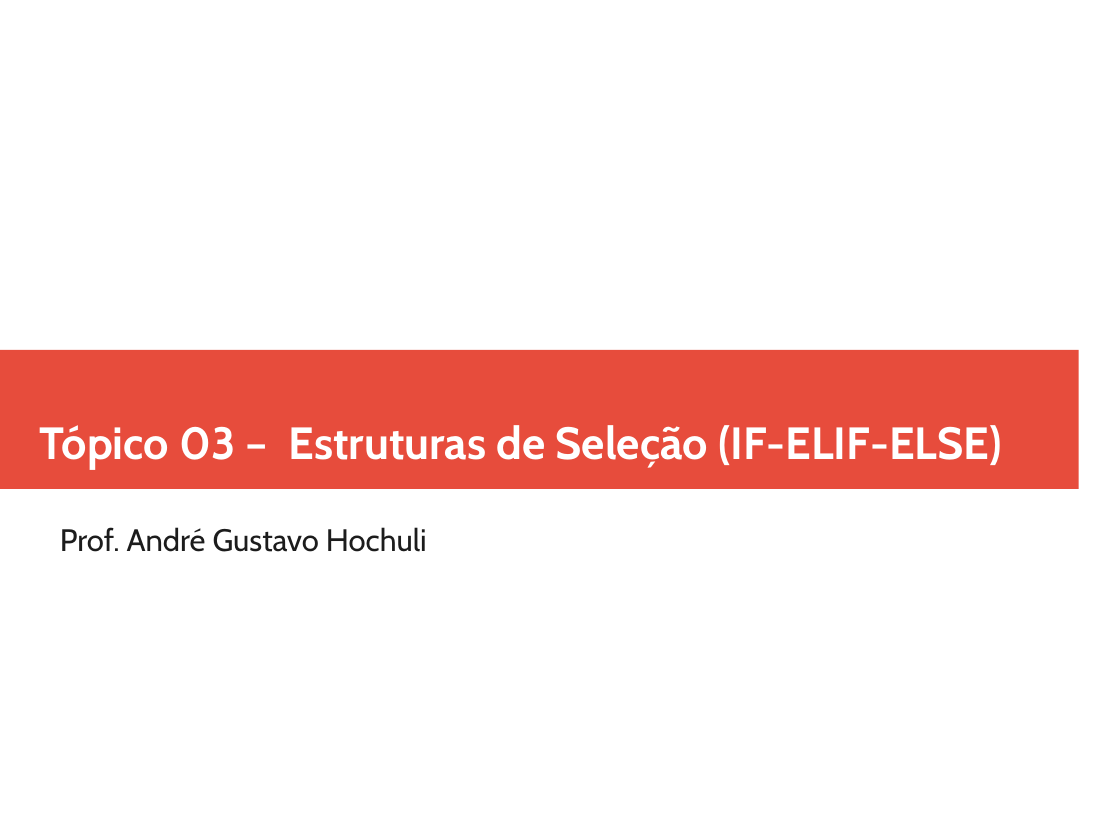
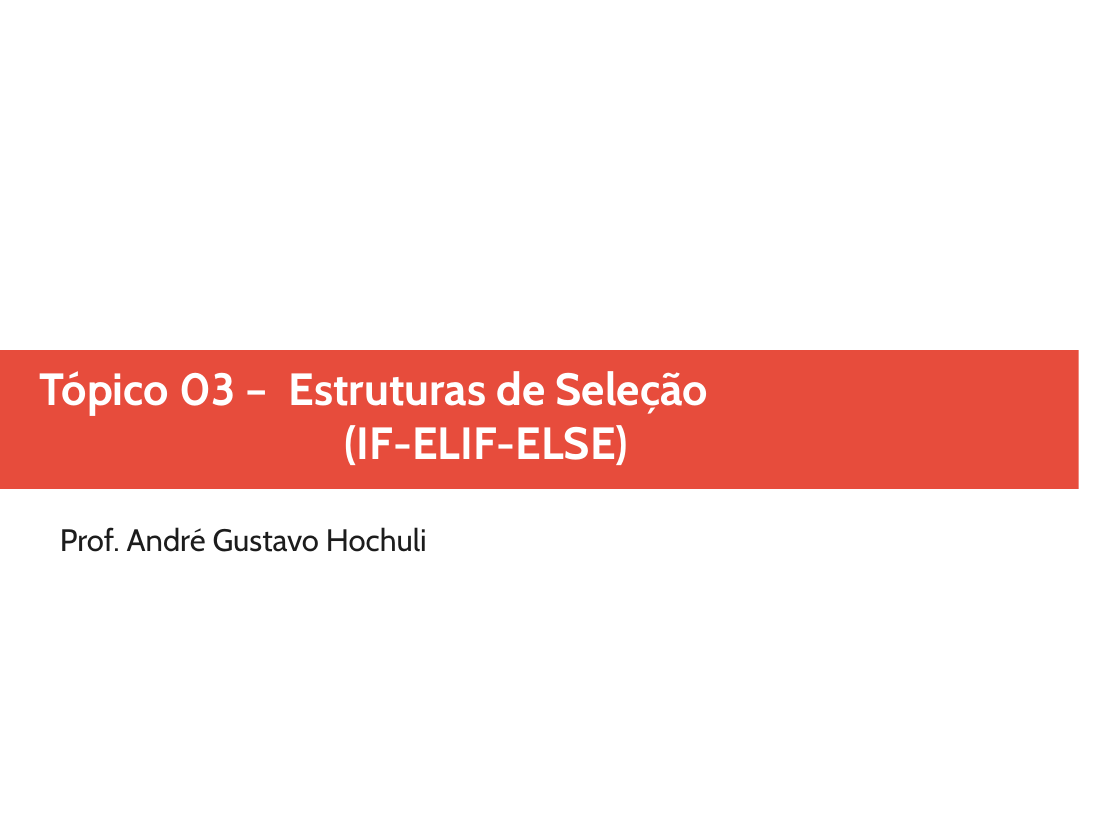
Before and after one commit to andrehochuli/teaching, a slide deck: slide 1 of RaciocinioAlgoritmico/Tópico 03 - Estruturas de Seleção Múltiplas (ELIF)/Tópico 03 - Estruturas de Seleção Múltiplas (ELIF).pptx. Drawn at 1120x840 pixels with LibreOffice and Linux fonts; fonts in the diff are those of the drawing. Boxes give left, top, right and bottom in pixels: in the first picture for what was removed or moved away, otherwise in the second. Text is boxed around its words. In the diff, an @@ line names an element or a change of style, - is before the commit and + after.

```diff
--- a/RaciocinioAlgoritmico/Tópico 03 - Estruturas de Seleção Múltiplas (ELIF)/Tópico 03 - Estruturas de Seleção Múltiplas (ELIF).pptx
+++ b/RaciocinioAlgoritmico/Tópico 03 - Estruturas de Seleção Múltiplas (ELIF)/Tópico 03 - Estruturas de Seleção Múltiplas (ELIF).pptx
@@ text at [40, 371, 709, 465]: text changed @@
-Tópico 03 – Estruturas de Seleção (IF-ELIF-ELSE)
+Tópico 03 – Estruturas de Seleção
+(IF-ELIF-ELSE)
```
Also in this commit, not shown: 2 other slides changed, 1 other file.
